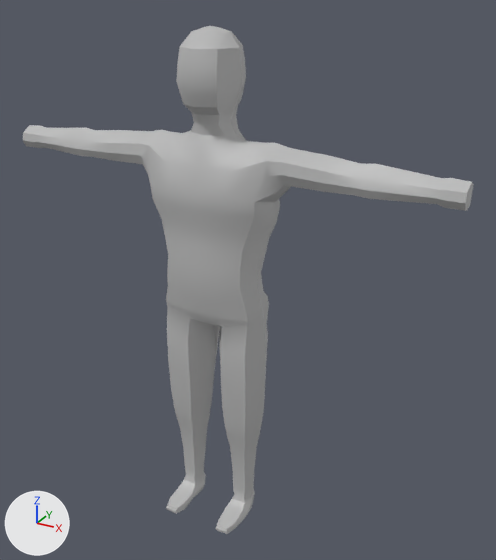
A saved change to the Blender file Assets/FileDump/Blender/human_01.blend.
One viewpoint serves both versions: a camera (50 mm lens) standing at (1.31, -2.1, 2.13) and looking at (0.11, 0.07, 1.04). Lighting does not change. The marker at lower left points along +X, +Y and +Z.

Names of what the first picture shows: 'Man'.
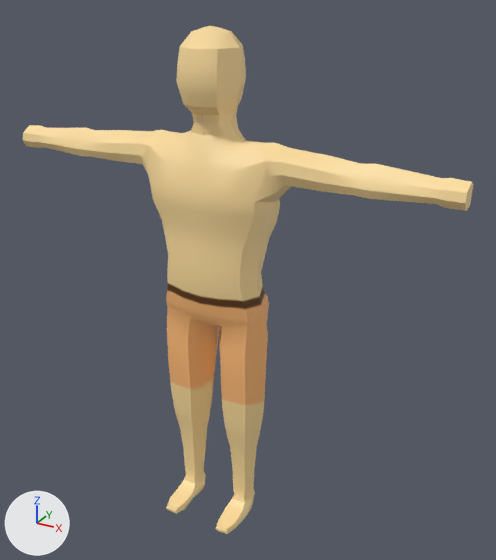
What changed in the scene script:
```text
Add img_man:
    img_man = load_image('Man', 'Man.png', 1024, 1024, 'sRGB')
Add mat_mancolor:
    mat_mancolor = principled_material('Mancolor')
    mat_mancolor.texture = img_man
Change me_cube:
    where me_cube.from_pydata(...)  # 305 vertices, 283 faces; spans x 0.0..0.92, y -0.19..0.16, z -1.1..0.9
    remove me_cube.materials.append(mat_material)  # grey #bcbcbc
    add me_cube.materials.append(mat_mancolor)  # picture img_man
```

Where the change shows, as pixel boxes [x1, y1, x2, y2] in the pictures (496 x 560 px):
'Man', recoloured (grey to beige)
    both: [23, 26, 474, 534]
